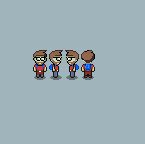
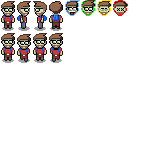
Two versions of the same layered image (w=145, h=144). Layer-by-layer changes:
removed layer "IdleDown" over 33, 50, 95, 80
added layer "Pasted Layer copy #2" above "Pasted Layer copy #1" over 113, 0, 128, 16
added layer "Pasted Layer copy #1" above "Pasted Layer copy" over 97, 0, 112, 16
added layer "Pasted Layer copy" above "Pasted Layer" over 81, 0, 96, 16
added layer "Pasted Layer" above "Character1.png" over 65, 0, 80, 16
added layer "Character1.png" above "Background" over 1, 1, 63, 63
renamed "Background copy" to "Background", hid it over 0, 0, 145, 144
